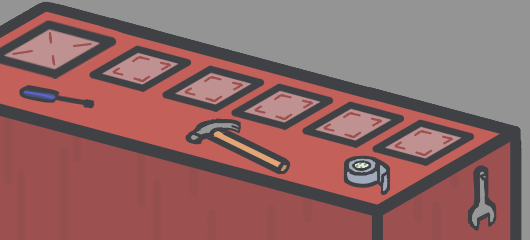
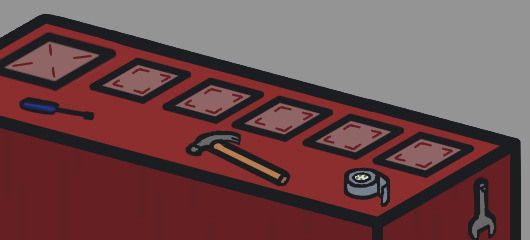
Before/after of a 530px x 240px layered artwork. What changed in the layer stack:
hid "HoveredWorkbench", painted on it over bbox(0, 1, 522, 240)
showed "Workbench", painted on it over bbox(0, 1, 522, 240)
